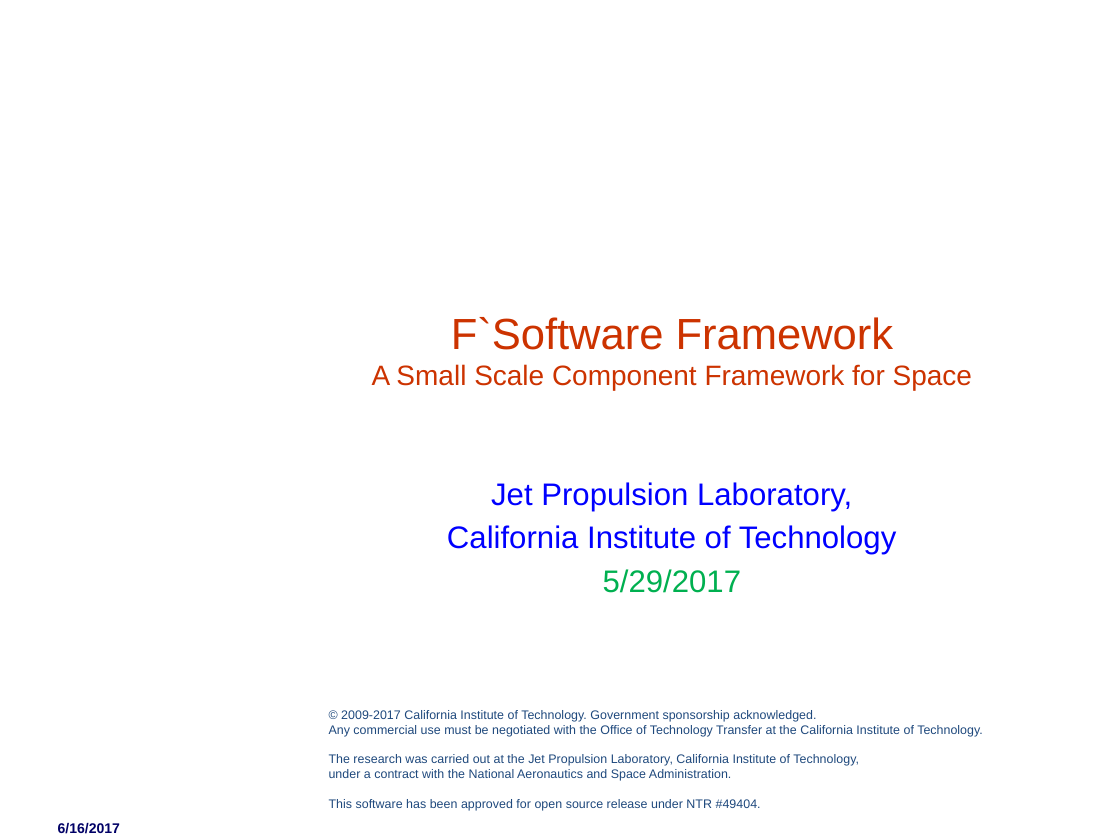
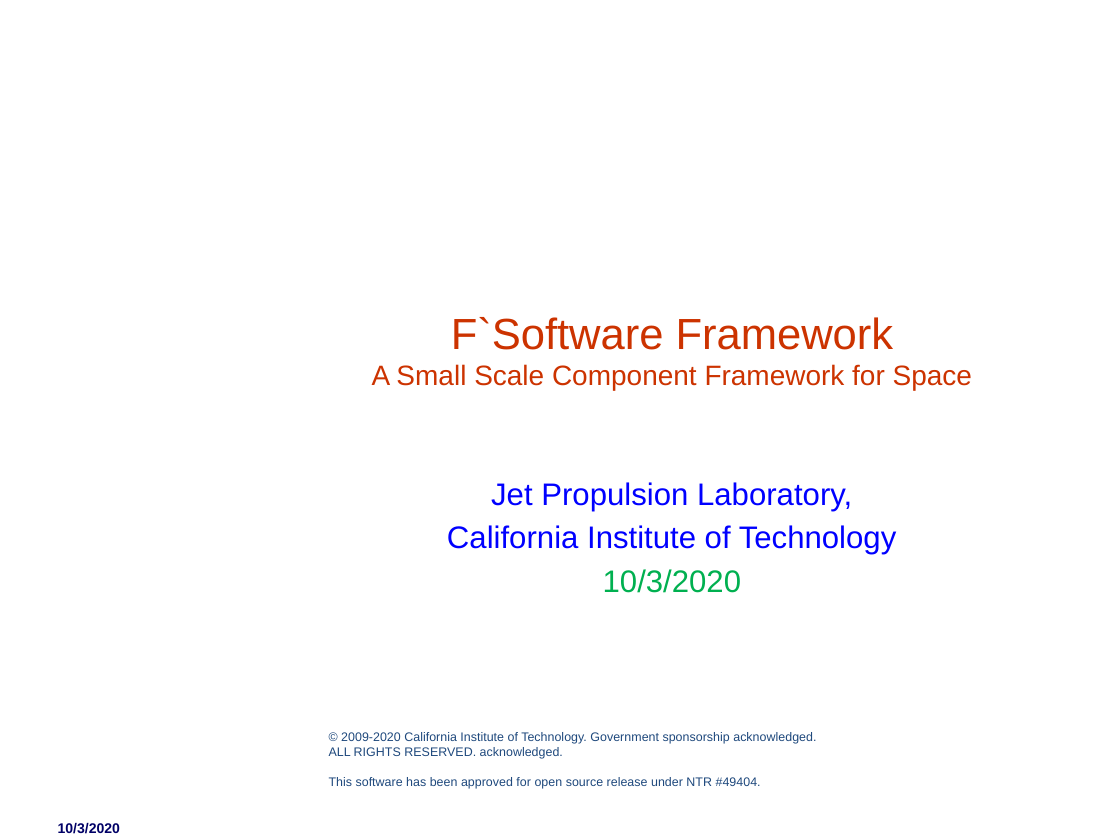
Before and after one commit to nasa/fprime, a slide deck: slide 1 of docs/Architecture/FPrimeSoftwareArchitecture.pptx. Drawn at 1120x840 pixels with LibreOffice and Linux fonts; fonts in the diff are those of the drawing; background and template pictures are left out. Boxes give left, top, right and bottom in pixels: in the first picture for what was removed or moved away, otherwise in the second. Text is boxed around its words. In the diff, an @@ line names an element or a change of style, - is before the commit and + after.

```diff
--- a/docs/Architecture/FPrimeSoftwareArchitecture.pptx
+++ b/docs/Architecture/FPrimeSoftwareArchitecture.pptx
@@ subtitle at (x1=603, y1=569, x2=741, y2=593): text changed @@
-5/29/2017
+10/3/2020
@@ text "© 2009-2020 California Institute of ..." moved from (x1=329, y1=710, x2=983, y2=811) to (x1=329, y1=732, x2=816, y2=789) @@
@@ text at (x1=329, y1=732, x2=816, y2=759): text changed @@
-© 2009-2017 California Institute of Technology. Government sponsorship acknowledged.
-Any commercial use must be negotiated with the Office of Technology Transfer at the California Institute of Technology.
-The research was carried out at the Jet Propulsion Laboratory, California Institute of Technology,
-under a contract with the National Aeronautics and Space Administration.
+© 2009-2020 California Institute of Technology. Government sponsorship acknowledged.
+ALL RIGHTS RESERVED. acknowledged.
@@ text at (x1=58, y1=823, x2=120, y2=834): text changed @@
-6/16/2017
+10/3/2020
```
Also in this commit, not shown: 20 other slides changed, 7 slides added.
